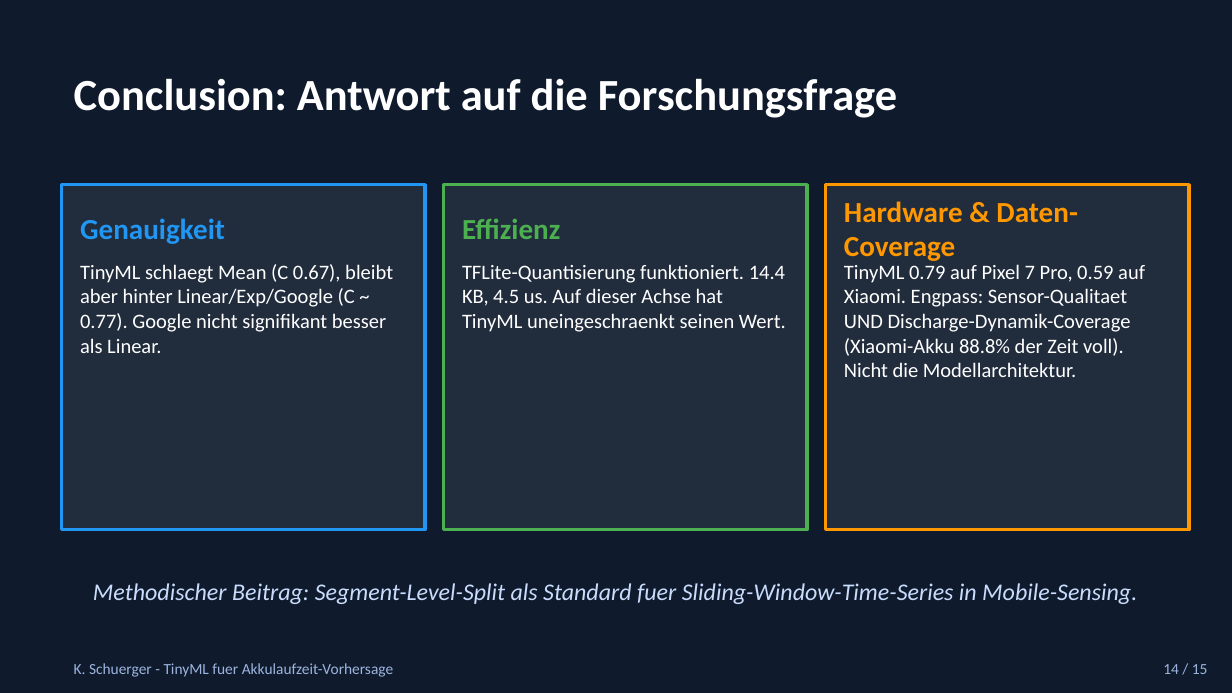
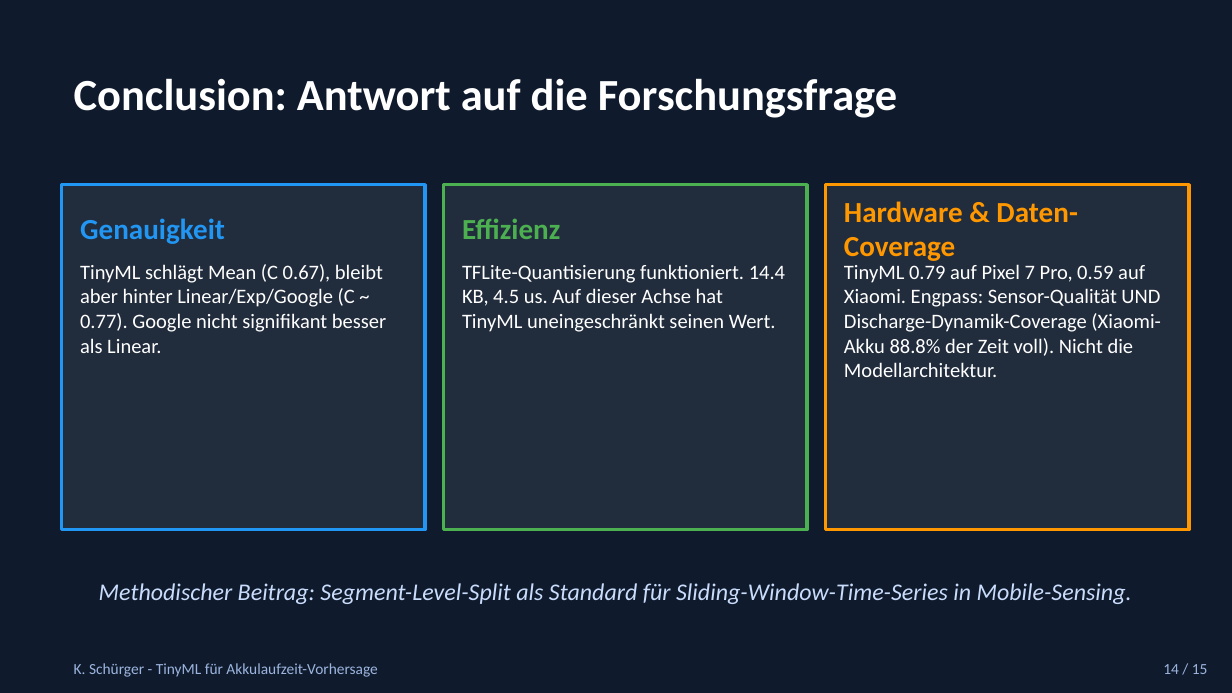
Before and after one commit to Keno-fsdf/HandyUsageRepo, a slide deck: slide 14 of paper/Paper_Verteidigung.pptx. Drawn at 1232x693 pixels with LibreOffice and Linux fonts; fonts in the diff are those of the drawing. Boxes give left, top, right and bottom in pixels: in the first picture for what was removed or moved away, otherwise in the second. Text is boxed around its words. In the diff, an @@ line names an element or a change of style, - is before the commit and + after.

```diff
--- a/paper/Paper_Verteidigung.pptx
+++ b/paper/Paper_Verteidigung.pptx
@@ text at [80,264,386,353]: text changed @@
-TinyML schlaegt Mean (C 0.67), bleibt aber hinter Linear/Exp/Google (C ~ 0.77). Google nicht signifikant besser als Linear.
+TinyML schlägt Mean (C 0.67), bleibt aber hinter Linear/Exp/Google (C ~ 0.77). Google nicht signifikant besser als Linear.
@@ text at [462,264,785,332]: text changed @@
-TFLite-Quantisierung funktioniert. 14.4 KB, 4.5 us. Auf dieser Achse hat TinyML uneingeschraenkt seinen Wert.
+TFLite-Quantisierung funktioniert. 14.4 KB, 4.5 us. Auf dieser Achse hat TinyML uneingeschränkt seinen Wert.
@@ text at [844,264,1161,377]: text changed @@
-TinyML 0.79 auf Pixel 7 Pro, 0.59 auf Xiaomi. Engpass: Sensor-Qualitaet UND Discharge-Dynamik-Coverage (Xiaomi-Akku 88.8% der Zeit voll). Nicht die Modellarchitektur.
+TinyML 0.79 auf Pixel 7 Pro, 0.59 auf Xiaomi. Engpass: Sensor-Qualität UND Discharge-Dynamik-Coverage (Xiaomi-Akku 88.8% der Zeit voll). Nicht die Modellarchitektur.
@@ text at [99,583,1132,604]: text changed @@
-Methodischer Beitrag: Segment-Level-Split als Standard fuer Sliding-Window-Time-Series in Mobile-Sensing.
+Methodischer Beitrag: Segment-Level-Split als Standard für Sliding-Window-Time-Series in Mobile-Sensing.
@@ text at [74,663,377,677]: text changed @@
-K. Schuerger - TinyML fuer Akkulaufzeit-Vorhersage
+K. Schürger - TinyML für Akkulaufzeit-Vorhersage
```
Also in this commit, not shown: 14 other slides changed, 1 other file.
